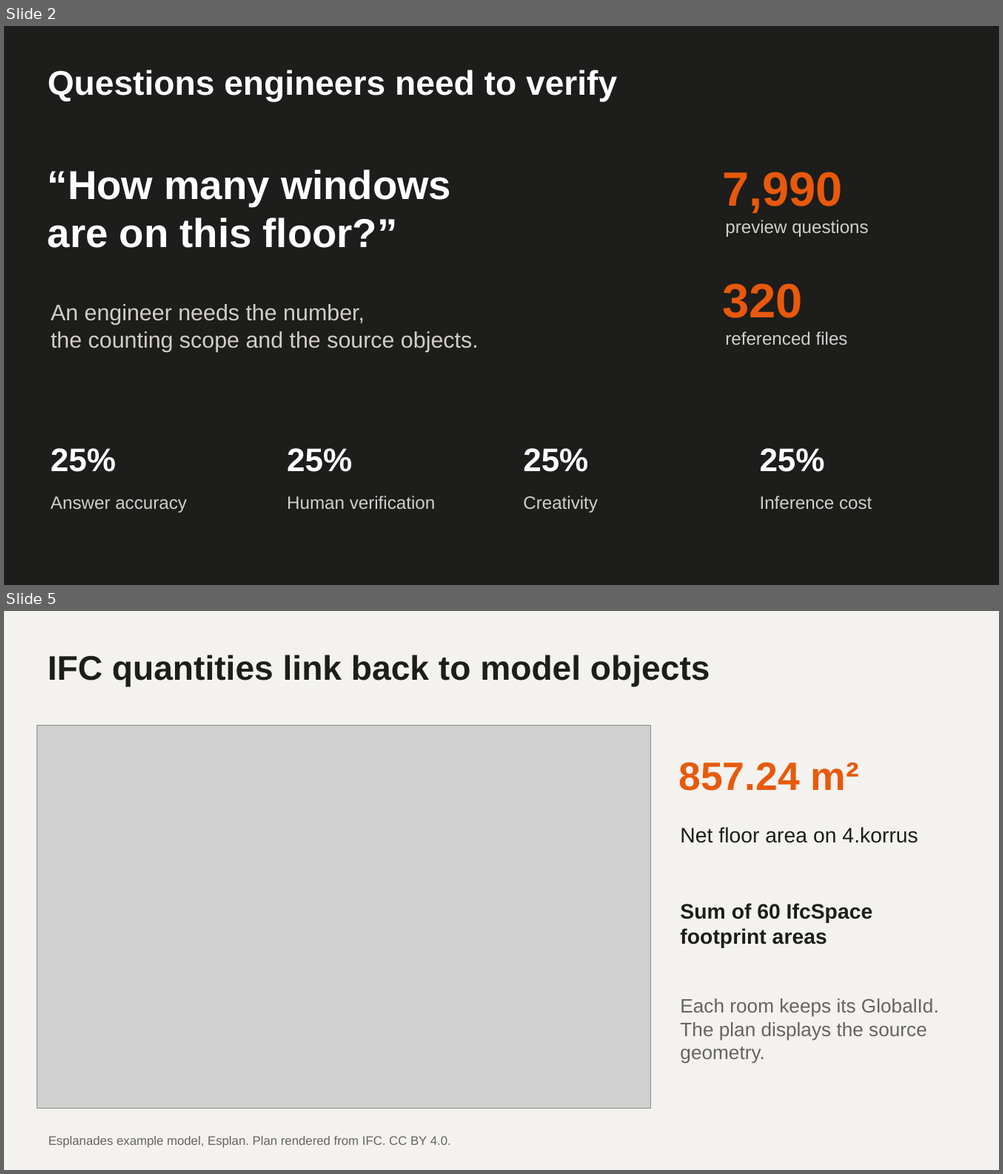
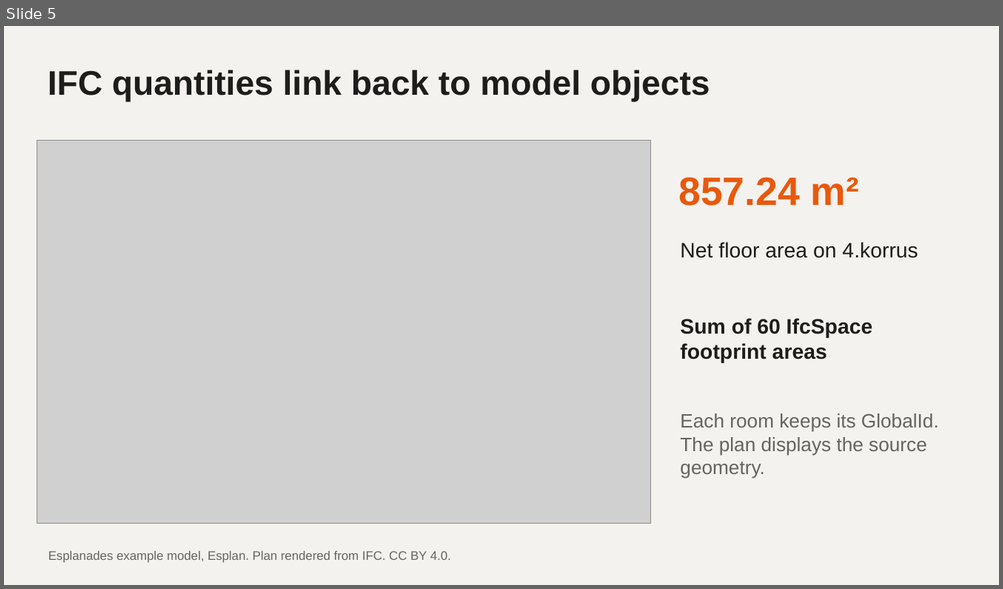
Before and after one commit to chaowang0524/metsatalo-stoa, a slide deck: Make_Blueprints_Talk_EN_Final.pptx. Shown one above the other, each under a label of ours: slides 2 and 5 before the commit, slide 5 after it; the slides between them are not shown. The pictures are 1003x1174 and 1003x589 pixels, drawn with LibreOffice and Linux fonts; fonts in the diff are those of the drawing; grey boxes stand for pictures. Boxes give left, top, right and bottom in pixels: in the first picture for what was removed or moved away, otherwise in the second. Text is boxed around its words. In the diff, an @@ line names an element or a change of style, - is before the commit and + after.

```diff
--- a/Make_Blueprints_Talk_EN_Final.pptx
+++ b/Make_Blueprints_Talk_EN_Final.pptx
@@ slide 2 removed at (x1=4, y1=26, x2=999, y2=585), background #1D1D1B @@
@@ text removed at (x1=48, y1=70, x2=617, y2=102) @@
-Questions engineers need to verify
@@ text removed at (x1=48, y1=170, x2=451, y2=248) @@
-“How many windows
-are on this floor?”
@@ text removed at (x1=722, y1=172, x2=842, y2=213) @@
-7,990
@@ text removed at (x1=725, y1=220, x2=868, y2=237) @@
-preview questions
@@ text removed at (x1=722, y1=284, x2=802, y2=318) @@
-320
@@ text removed at (x1=51, y1=304, x2=478, y2=352) @@
-An engineer needs the number,
-the counting scope and the source objects.
@@ text removed at (x1=725, y1=332, x2=848, y2=345) @@
-referenced files
@@ text removed at (x1=51, y1=449, x2=116, y2=472) @@
-25%
@@ text removed at (x1=287, y1=449, x2=352, y2=472) @@
-25%
@@ text removed at (x1=523, y1=449, x2=588, y2=472) @@
-25%
@@ text removed at (x1=760, y1=449, x2=825, y2=472) @@
-25%
@@ text removed at (x1=51, y1=497, x2=187, y2=513) @@
-Answer accuracy
@@ text removed at (x1=287, y1=496, x2=435, y2=509) @@
-Human verification
@@ text removed at (x1=523, y1=496, x2=597, y2=513) @@
-Creativity
@@ text removed at (x1=760, y1=496, x2=871, y2=509) @@
-Inference cost
```
Also in this commit, not shown: 4 slides changed, 3 slides added, 2 other slides removed, 1 other file.
